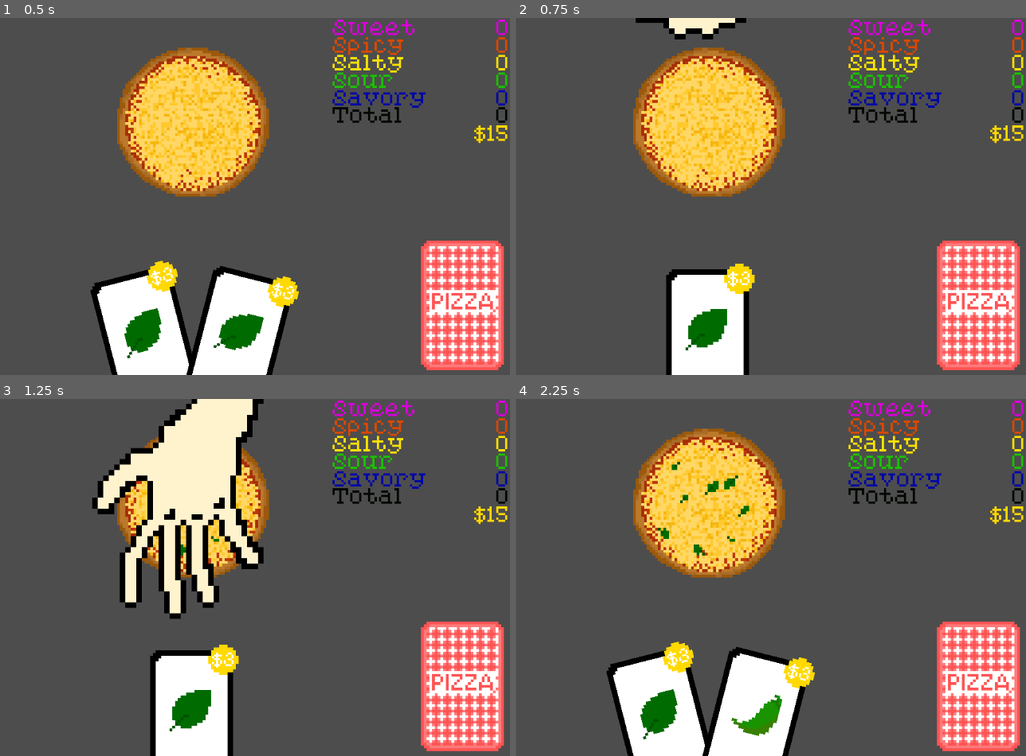
Above: before the commit, frames 1-4 (two rows, left to right).
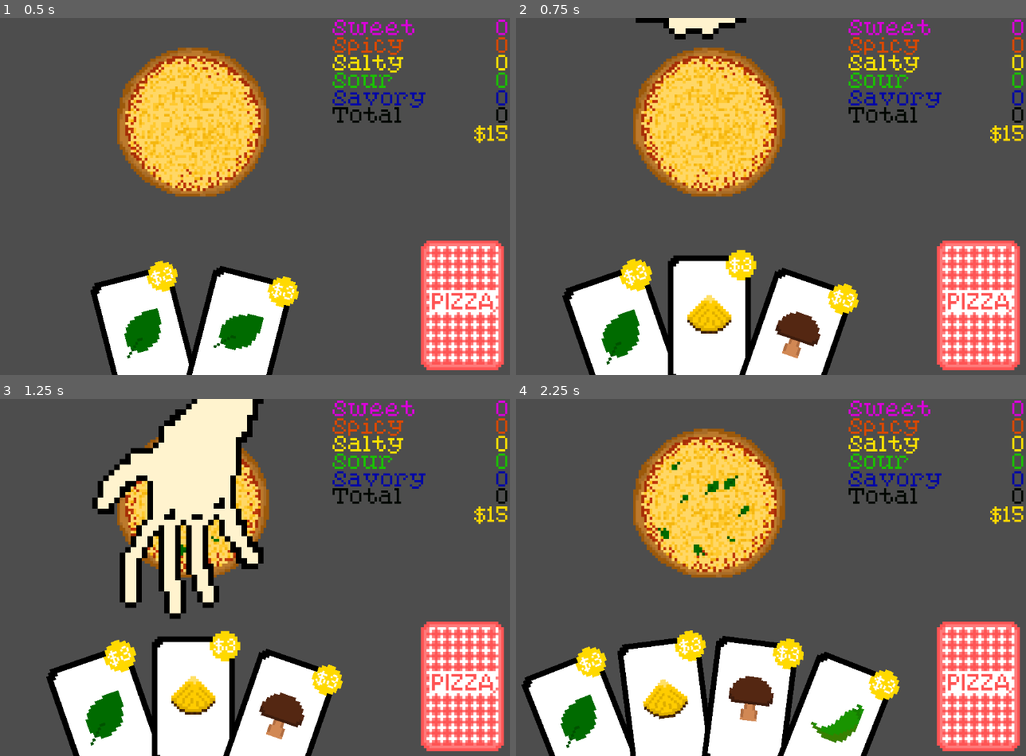
Above: after the commit, the same moments.

Repository: bstrong5923/Pizzatro
Game: Godot game, scene res://Scenes/Game.tscn
Two runs of this game, one before a commit and one after it. Both use one fixed random seed, a clock stepped at 60 frames per second and the inputs below.
Inputs (mouse positions are in pixels of both pictures, inside the frame that each line leads up to):
- Up to frame 1 (0.5 s): no input
- Up to frame 2 (0.75 s): tap Enter at 0.5 s; move the mouse to (658, 335) at 0.52 s; click (658, 335) at 0.67 s
- Up to frame 3 (1.25 s): no input
- Up to frame 4 (2.25 s): move the mouse to (709, 713) at 1.27 s; click (709, 713) at 1.42 s; move the mouse to (975, 684) at 2.02 s; click (975, 684) at 2.17 s

Frame 1 is identical in both runs. In frame 2, 12% of the frame differs, in the area x 9-68%, y 64-100%; in frame 3, 12%; in frame 4, 15%, in the area x 1-76%, y 64-100%.

Commit message:
all of the scoring

Diff:
--- a/Scenes/card_function.gd
+++ b/Scenes/card_function.gd
@@ -28,12 +28,26 @@
 func check_function():
 	# pepperoni
 	if ingredient == 0:
-		scor.add_points(3, 1)
+		scor.add_points(5, 2)
 		scor.add_points(2, 4)
 
 	# pineapple
 	elif ingredient == 1:
-		Deck.fix_hand()
+		scor.add_points(5, 0)
+
 	# mushroom
 	elif ingredient == 2:
+		scor.add_points(4, 4)
+	# tomater
+	elif ingredient == 3:
+		scor.add_points(2, 3)
+		scor.add_points(1, 0)
+	#jalapeno
+	elif ingredient == 4:
+		scor.add_points(6, 1)
+	#basil
+	elif ingredient == 5:
+		for x in range(2):
+			var a = randi_range(0, 5)
+			Deck.add_spec_card(a)
 		Deck.fix_hand()
--- a/Scenes/score.gd
+++ b/Scenes/score.gd
@@ -30,4 +30,4 @@
 	elif (f == 4):
 		scoreType = "Savory"
 	label_node = get_node_or_null(str(scoreType) + "/Count")
-	label_node.text = str(score)
+	label_node.text = str(flavor_value[f])
